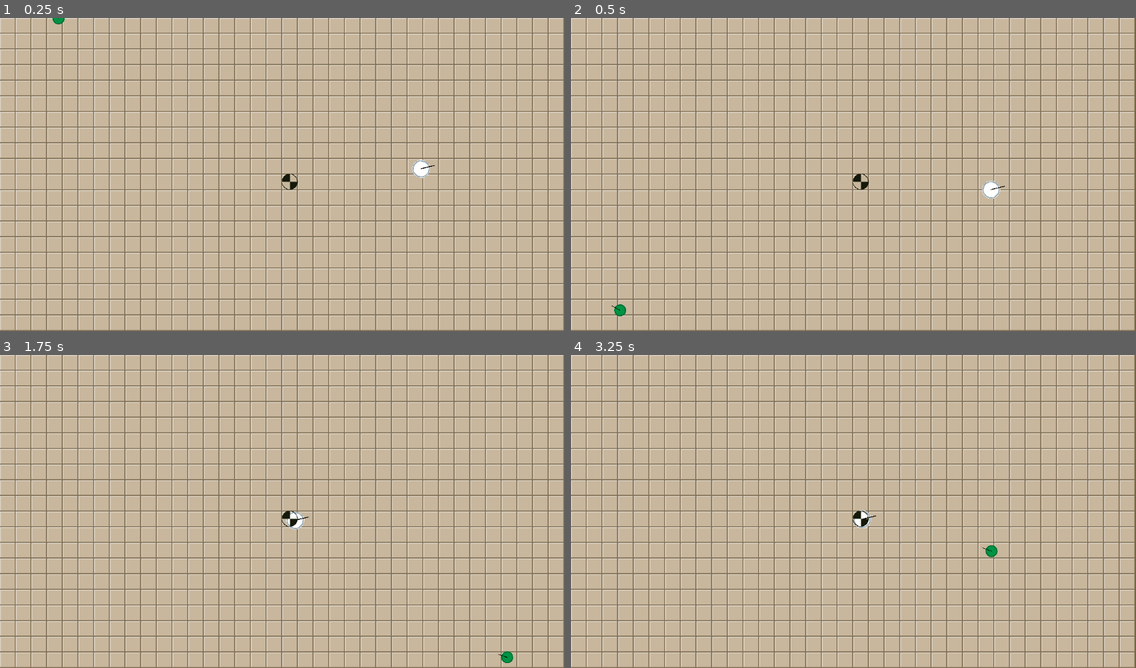
Above: before the commit, frames 1-4 (two rows, left to right).
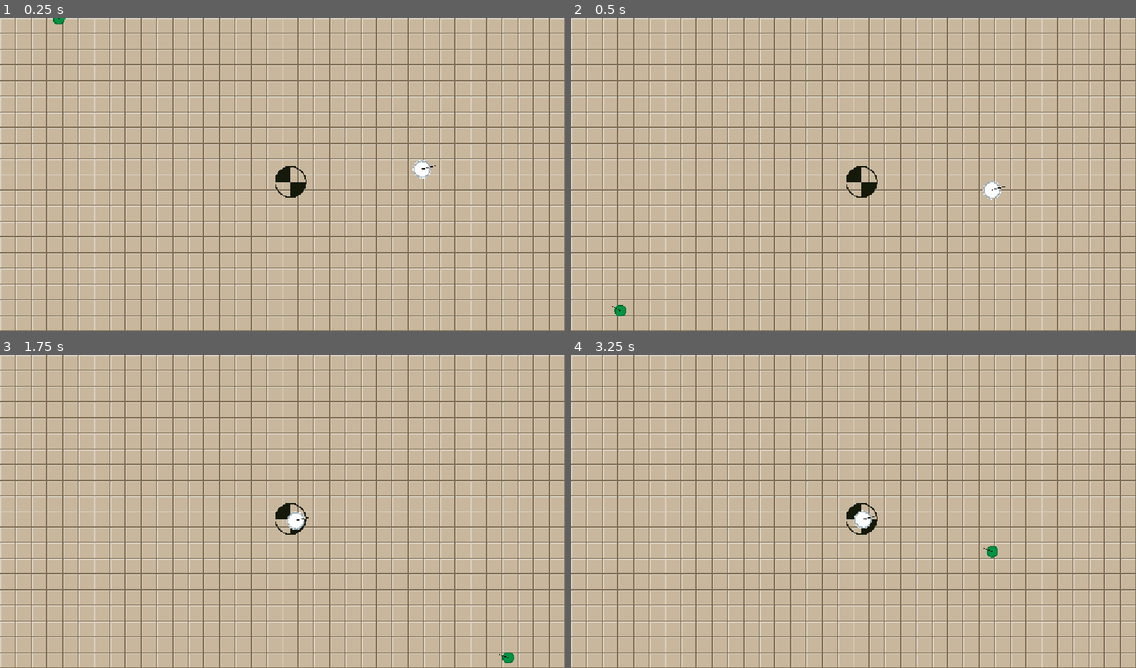
Above: after the commit, the same moments.

Repository: alexshopov/godot-steering-behaviors
Game: Godot game, scene res://scenes/main.tscn
The game is run twice, just before and just after one commit, with the same random seed, the same clock (stepped at 60 frames per second) and the same inputs.
Inputs:
- Up to frame 1 (0.25 s): no input
- Up to frame 2 (0.5 s): no input
- Up to frame 3 (1.75 s): no input
- Up to frame 4 (3.25 s): no input
In our replay, the window is 799x444 before the commit and 800x444 after it. These sizes can differ from the game's own. Grey fills any space a smaller window leaves; there, only what the larger window draws over its background counts as a difference.

The runs differ from the first frame. In frame 1, 20% of the frame differs, in the area x 0-100%, y 0-100%; in frame 2, 20%; in frame 3, 20%; in frame 4, 20%.

Commit message:
fixed some bugs caused by the refactor, everything back in a run state

Diff:
--- a/project.godot
+++ b/project.godot
@@ -17,6 +17,7 @@
 [display]
 
 window/size/viewport_height=640
+window/stretch/mode="canvas_items"
 
 [dotnet]
 
--- a/scenes/basic_seeker/basic_seeker.gd
+++ b/scenes/basic_seeker/basic_seeker.gd
@@ -1,12 +1,12 @@
-class_name BasicSeeker extends Agent
+class_name BasicSeeker extends KinematicAgent
 
-@export var target_entity: Sprite2D
+@export var target_entity: Node2D
 
 func _ready() -> void:
 	assert(target_entity != null)
 
 	super()
-	kinematic = KinematicSeek.new(self, target_entity.position, max_speed)
+	steering = KinematicSeek.new(self, target_entity, max_speed)
 
 func _process(_delta: float) -> void:
-	kinematic.target = target_entity.position
+	steering.target = target_entity
--- a/scenes/main.tscn
+++ b/scenes/main.tscn
@@ -23,12 +23,13 @@
 tile_set = SubResource("TileSet_jyhfs")
 
 [node name="Wanderer" parent="." groups=["agents"] instance=ExtResource("4_jyhfs")]
+z_index = 1
 position = Vector2(870, 215)
 
 [node name="TestAgent" parent="." node_paths=PackedStringArray("v_target") groups=["agents"] instance=ExtResource("3_sugp2")]
+z_index = 1
 position = Vector2(433, 336)
 v_target = NodePath("../Target")
-max_acceleration = 500.0
 max_speed = 300.0
 
 [node name="Target" parent="." instance=ExtResource("5_tbgi4")]
--- a/scenes/seeker/seeker.gd
+++ b/scenes/seeker/seeker.gd
@@ -14,7 +14,7 @@
 func _ready() -> void:
 	super()
 	kinematic_wander = KinematicWander.new(self, max_speed, max_rotation)
-	kinematic_seek = KinematicSeek.new(self, Vector2.ZERO, max_speed)
+	kinematic_seek = KinematicSeek.new(self, null, max_speed)
 	kinematic = kinematic_wander
 
 # update target position at defined intervals
@@ -24,13 +24,13 @@
 		time_accumulator += delta
 		if time_accumulator >= update_interval:
 			time_accumulator = 0.0
-			kinematic.target = current_target.position
+			kinematic.target = current_target
 
 
 func _on_detection_area_body_entered(body:Node2D) -> void:
 	if not is_seeking and body.is_in_group("wanderers"):
 			current_target = body
-			kinematic_seek.target = current_target.position
+			kinematic_seek.target = current_target
 			kinematic = kinematic_seek
 			is_seeking = true
 
--- a/scenes/target.tscn
+++ b/scenes/target.tscn
@@ -4,5 +4,4 @@
 
 [node name="Target" type="Sprite2D"]
 modulate = Color(0.392157, 0.235294, 0.592157, 1)
-scale = Vector2(0.5, 0.5)
 texture = ExtResource("1_b37e2")
--- a/scenes/test_agent/test_agent.gd
+++ b/scenes/test_agent/test_agent.gd
@@ -8,6 +8,7 @@
 @export var target_radius: float = 3
 @export var slow_radius: float = 100
 
+
 func _ready() -> void:
 	assert(v_target != null)
 
--- a/scripts/agent/movement/kinematic_movement/kinematic_seek.gd
+++ b/scripts/agent/movement/kinematic_movement/kinematic_seek.gd
@@ -1,15 +1,15 @@
 class_name KinematicSeek extends KinematicSteering
 
-func _init(p_agent: KinematicAgent, p_target: Vector2, p_max_speed: float):
+func _init(p_agent: KinematicAgent, p_target: Node2D, p_max_speed: float):
 	super(p_agent, p_target, p_max_speed)
 
 func get_steering() -> SteeringOutput:
 	var out = SteeringOutput.new()
-	if agent.position == target:
+	if agent.position == target.position:
 		return null
 
 	# get direction to target and approach at max speed
-	out.linear = (target - agent.position).normalized() * max_speed
+	out.linear = (target.position - agent.position).normalized() * max_speed
 
 	# orient towards the velocity vector
 	if out.linear.length() > 0:
--- a/scripts/agent/movement/kinematic_movement/kinematic_steering.gd
+++ b/scripts/agent/movement/kinematic_movement/kinematic_steering.gd
@@ -2,10 +2,10 @@
 class_name KinematicSteering
 
 var agent: KinematicAgent
-var target: Vector2
+var target: Node2D
 var max_speed: float
 
-func _init(p_agent: KinematicAgent, p_target: Vector2, p_max_speed: float):
+func _init(p_agent: KinematicAgent, p_target: Node2D, p_max_speed: float):
 	agent = p_agent
 	target = p_target
 	max_speed = p_max_speed
--- a/scripts/agent/movement/kinematic_movement/kinematic_wander.gd
+++ b/scripts/agent/movement/kinematic_movement/kinematic_wander.gd
@@ -3,7 +3,7 @@
 var max_rotation: float
 
 func _init(p_agent: KinematicAgent, p_max_speed: float, p_max_rotation: float):
-	super(p_agent, Vector2.ZERO, p_max_speed)
+	super(p_agent, null, p_max_speed)
 	max_rotation = p_max_rotation
 
 func get_steering() -> SteeringOutput:
